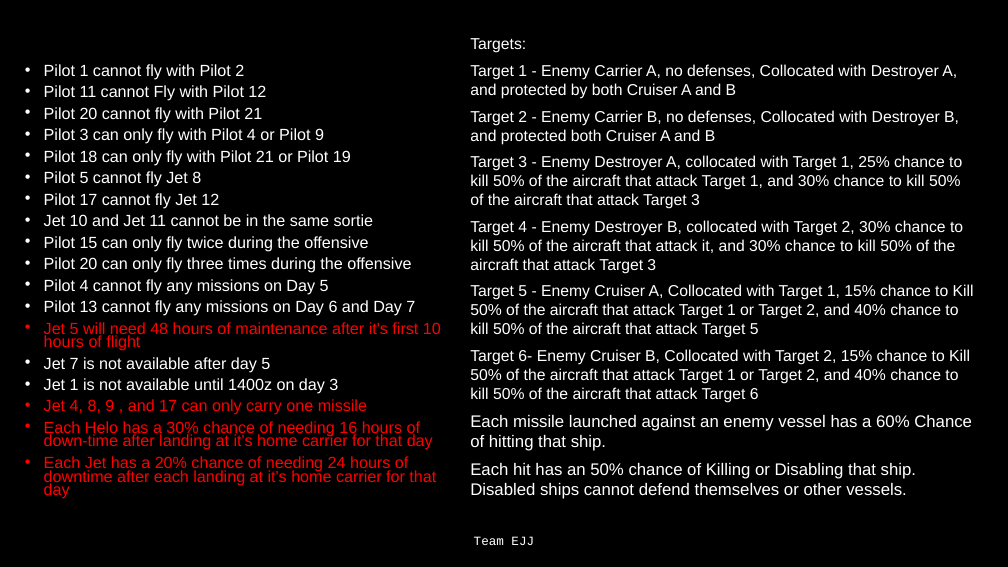
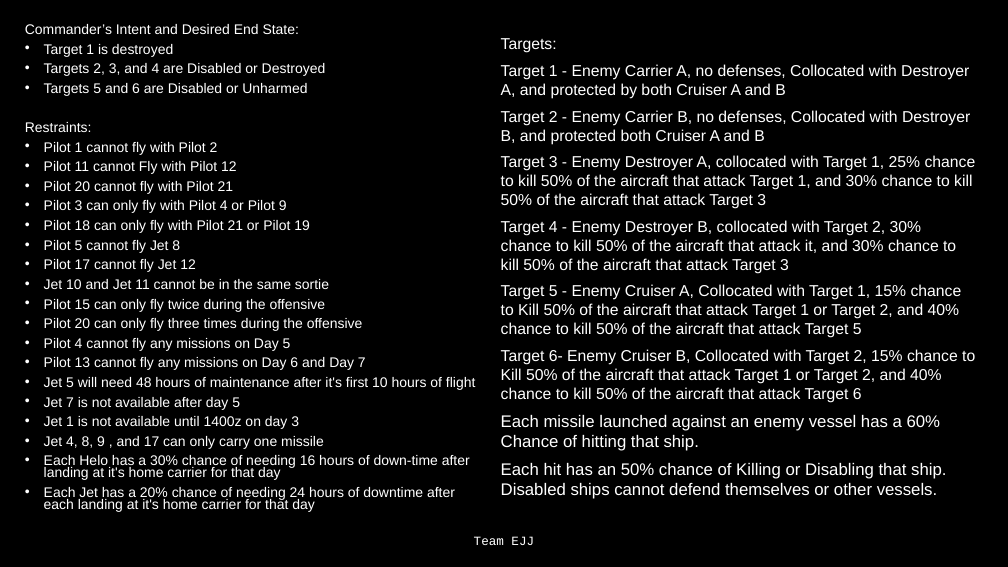
Before and after one commit to Jonathan805/RestrictedPlanning, a slide deck: slide 5 of TeamEJJ.pptx. Drawn at 1008x567 pixels with LibreOffice and Linux fonts; fonts in the diff are those of the drawing. Boxes give left, top, right and bottom in pixels: in the first picture for what was removed or moved away, otherwise in the second. Text is boxed around its words. In the diff, an @@ line names an element or a change of style, - is before the commit and + after.

```diff
--- a/TeamEJJ.pptx
+++ b/TeamEJJ.pptx
@@ text "Commander’s Intent and Desired End ...": place and size @@
-text "Commander’s Intent and Desired End ..." at bbox=[44, 64, 441, 499]
+text "Commander’s Intent and Desired End ..." at bbox=[25, 24, 475, 512]
@@ text at bbox=[25, 24, 326, 132]: paragraphs added @@
+Commander’s Intent and Desired End State:
+• Target 1 is destroyed
+• Targets 2, 3, and 4 are Disabled or Destroyed
+• Targets 5 and 6 are Disabled or Unharmed
+Restraints:
@@ text "Targets:" rewrapped from bbox=[470, 38, 974, 499] to bbox=[501, 38, 976, 499] @@
@@ text at bbox=[44, 142, 475, 512]: size 15.4 to 13.3 pt in "Pilot 1 cannot fly with Pilot 2", "Pilot 11 cannot Fly with Pilot 12", "Pilot 20 cannot fly with Pilot 21", "Pilot 3 can only fly with Pilot ..." and 14 more places; text colour #FF0000 to #FFFFFF in "Jet 5 will need 48 hours of ...", "Jet 4, 8, 9 , and 17 ...", "Each Helo has a 30% chance of ...", "Each Jet has a 20% chance of ..." @@
```
Also in this commit, not shown: 6 other slides changed, 11 slides added.
